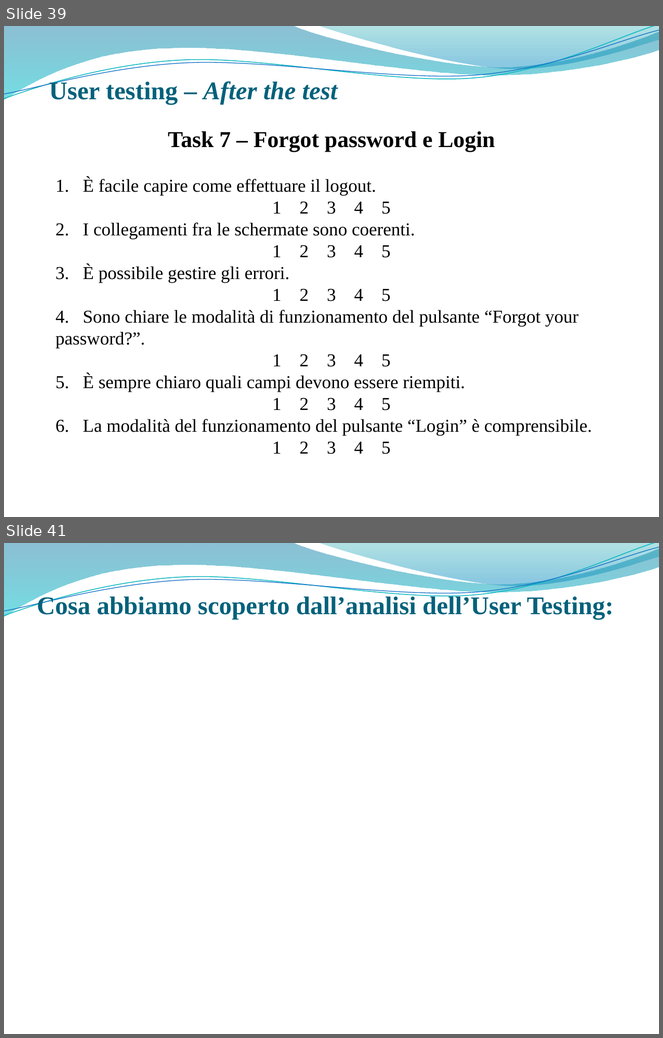
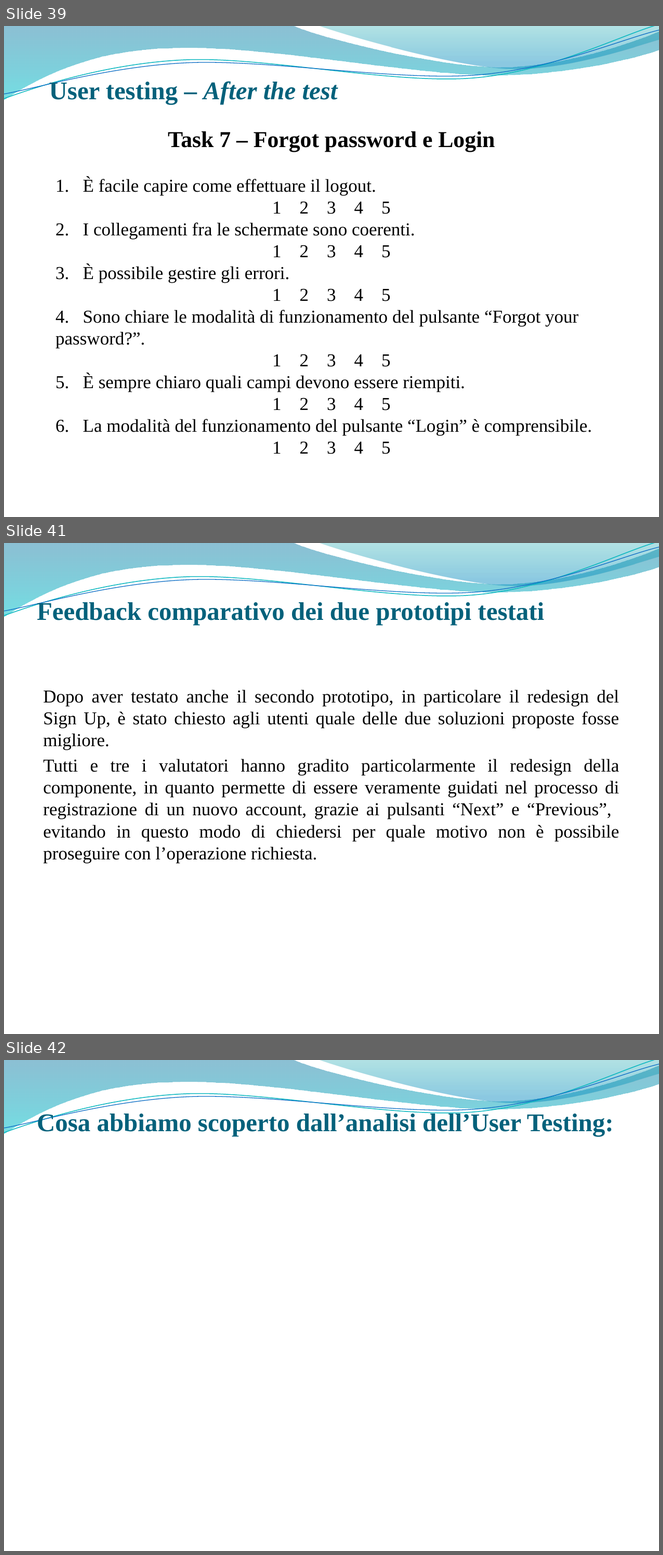
Before and after one commit to giusmastro91/Cognitive-systems, a slide deck: Prova_6/Leone_Mastrosimone_PresentazioneProgetto.pptx. Shown one above the other, each under a label of ours: slides 39 and 41 before the commit, slides 39, 41 and 42 after it; the slides between them are not shown. The pictures are 663x1038 and 663x1555 pixels, drawn with LibreOffice and Linux fonts; fonts in the diff are those of the drawing; background and template pictures are left out. Boxes give left, top, right and bottom in pixels: in the first picture for what was removed or moved away, otherwise in the second. Text is boxed around its words. In the diff, an @@ line names an element or a change of style, - is before the commit and + after.

```diff
--- a/Prova_6/Leone_Mastrosimone_PresentazioneProgetto.pptx
+++ b/Prova_6/Leone_Mastrosimone_PresentazioneProgetto.pptx
@@ slide 41 added at [4,543,659,1034], background picture (left out); not listed: 4 template elements that a slide beside it also shows @@
@@ title added at [37,600,544,625], 28 pt, text #04617B, bold @@
+Feedback comparativo dei due prototipi testati
@@ text added at [43,690,620,863], 20 pt, text #000000 @@
+Dopo aver testato anche il secondo prototipo, in particolare il redesign del Sign Up, è stato chiesto agli utenti quale delle due soluzioni proposte fosse migliore.
+Tutti e tre i valutatori hanno gradito particolarmente il redesign della componente, in quanto permette di essere veramente guidati nel processo di registrazione di un nuovo account, grazie ai pulsanti “Next” e “Previous”, evitando in questo modo di chiedersi per quale motivo non è possibile proseguire con l’operazione richiesta.
@@ what was slide 41 is now slide 42 @@
```
Also in this commit, not shown: 2 slides changed.
